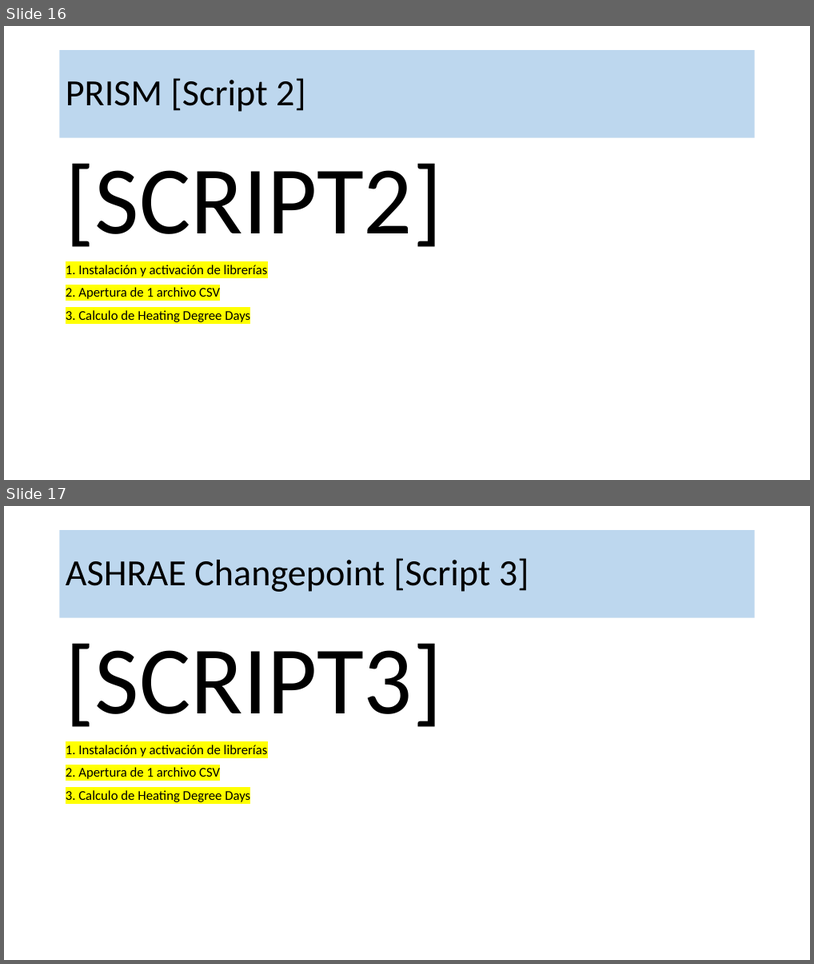
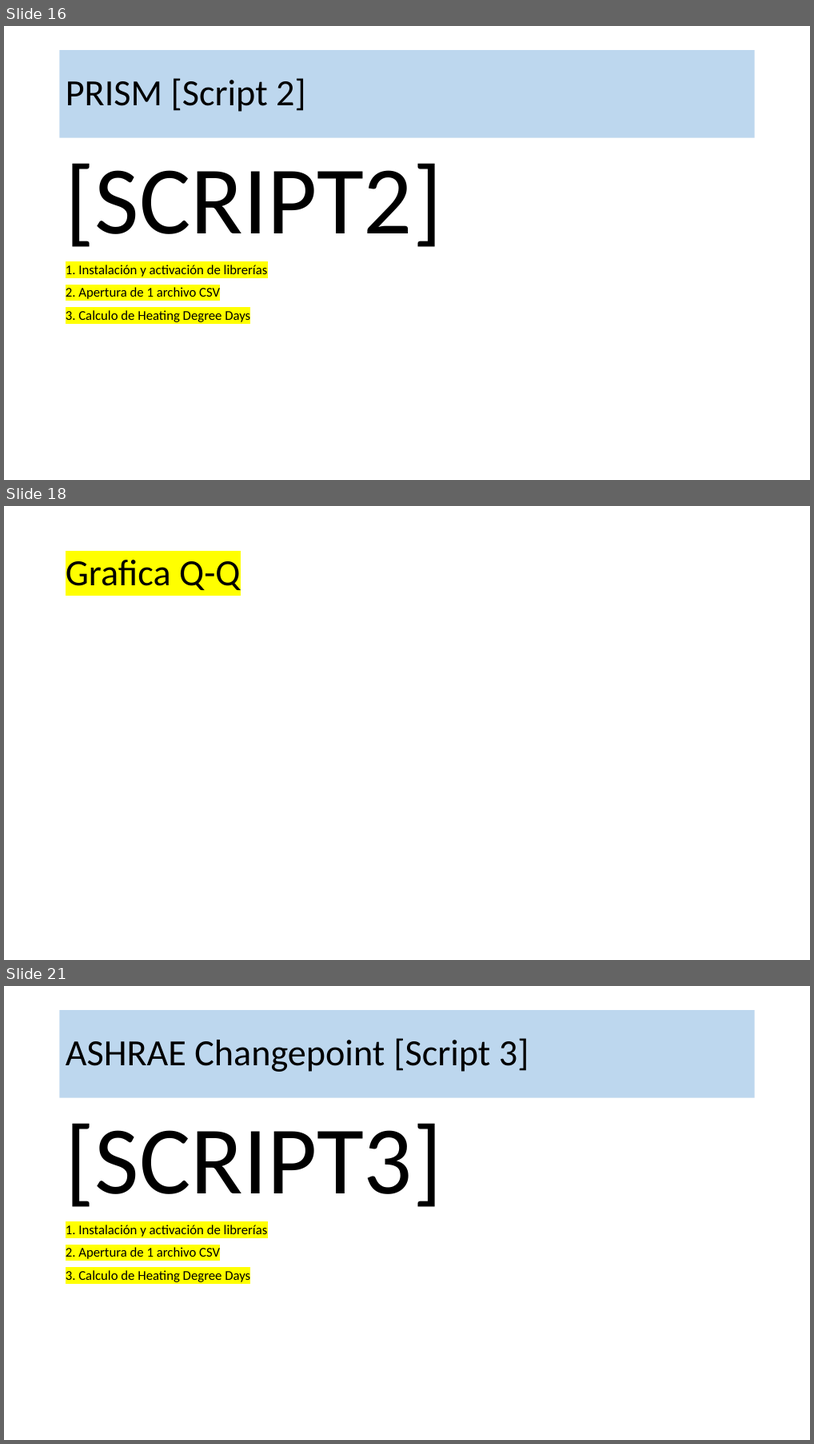
Before and after one commit to robgaray/PhD_Course_Practice_03, a slide deck: 3_Presentations/Sesion_3_Practica.pptx. Shown one above the other, each under a label of ours: slides 16 and 17 before the commit, slides 16, 18 and 21 after it; the slides between them are not shown. The pictures are 814x964 and 814x1444 pixels, drawn with LibreOffice and Linux fonts; fonts in the diff are those of the drawing; background and template pictures are left out. Boxes give left, top, right and bottom in pixels: in the first picture for what was removed or moved away, otherwise in the second. Text is boxed around its words. In the diff, an @@ line names an element or a change of style, - is before the commit and + after.

```diff
--- a/3_Presentations/Sesion_3_Practica.pptx
+++ b/3_Presentations/Sesion_3_Practica.pptx
@@ slide 18 added at <box>4,506,810,960</box>, background #FFFFFF @@
@@ title added at <box>66,560,240,590</box>, 44 pt, text #000000 @@
+Grafica Q-Q
@@ what was slide 17 is now slide 21 @@
```
Also in this commit, not shown: 1 slide changed, 3 other slides added, 2 other files.
